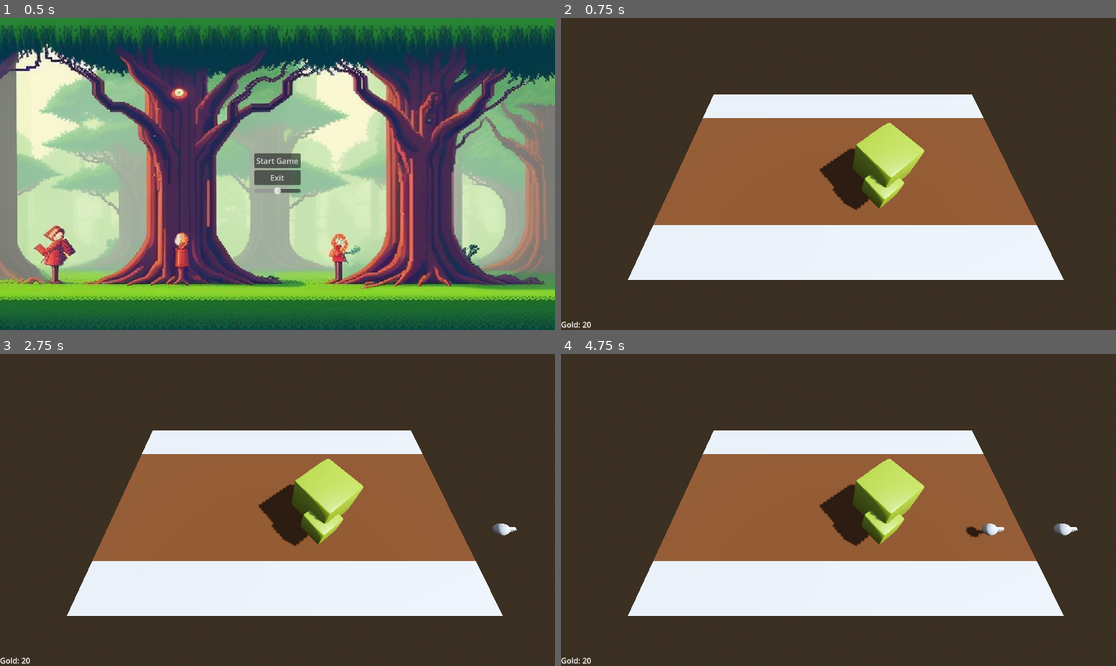
Above: before the commit, frames 1-4 (two rows, left to right).
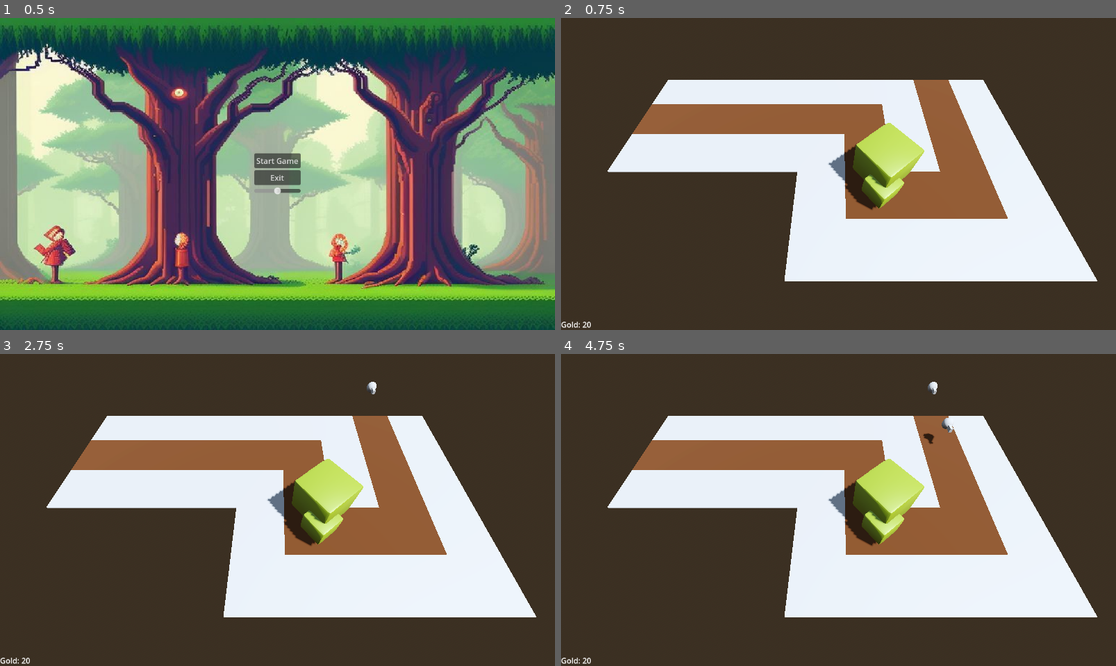
Above: after the commit, the same moments.

Repository: TheBoysJams/SeedsOfRenewal
Game: Godot game, scene res://UI/main_menu.tscn
Two runs of this game, one before a commit and one after it. Both use one fixed random seed, a clock stepped at 60 frames per second and the inputs below.
Inputs (mouse positions are in pixels of both pictures, inside the frame that each line leads up to):
- Up to frame 1 (0.5 s): no input
- Up to frame 2 (0.75 s): click "Start Game" at 0.5 s
- Up to frame 3 (2.75 s): tap Enter at 1.25 s; move the mouse to (399, 494) at 1.27 s; click (399, 494) at 1.35 s; tap Space at 2 s; move the mouse to (166, 525) at 2.02 s; click (166, 525) at 2.1 s
- Up to frame 4 (4.75 s): move the mouse to (894, 441) at 2.77 s; click (894, 441) at 2.85 s; move the mouse to (810, 572) at 3.52 s; click (810, 572) at 3.6 s; move the mouse to (1005, 556) at 4.27 s; click (1005, 556) at 4.35 s

Frame 1 is identical in both runs. In frame 2, 27% of the frame differs, in the area x 8-97%, y 19-85%; in frame 3, 27%; in frame 4, 27%, in the area x 8-97%, y 8-85%.
Error in both runs: Invalid access to property or key 'towers' on a base object of type 'Nil'. (res://player.gd:36)

Commit message:
Paths now

Diff:
--- a/RenewalTreeDefence/Enemies/enemy.gd
+++ b/RenewalTreeDefence/Enemies/enemy.gd
@@ -1,8 +1,12 @@
-extends Area3D
+extends PathFollow3D
 
 var direction:Vector3
 var speed := 3
 var damage := 5
 
 func _process(delta: float) -> void:
-	position += direction * delta * speed
+	#position += direction * delta * speed
+	progress += delta * speed
+	if progress_ratio == 1.0:
+		set_process(false)
+		queue_free()
--- a/RenewalTreeDefence/Enemies/enemy.tscn
+++ b/RenewalTreeDefence/Enemies/enemy.tscn
@@ -8,18 +8,20 @@
 
 [sub_resource type="BoxMesh" id="BoxMesh_rrs61"]
 
-[node name="Enemy" type="Area3D"]
+[node name="Enemy" type="PathFollow3D"]
+script = ExtResource("1_4fwii")
+
+[node name="Enemy" type="Area3D" parent="."]
 collision_layer = 4
 collision_mask = 2
-script = ExtResource("1_4fwii")
 
-[node name="CollisionShape3D" type="CollisionShape3D" parent="."]
+[node name="CollisionShape3D" type="CollisionShape3D" parent="Enemy"]
 shape = SubResource("SphereShape3D_0iwvk")
 
-[node name="MeshInstance3D" type="MeshInstance3D" parent="."]
+[node name="MeshInstance3D" type="MeshInstance3D" parent="Enemy"]
 mesh = SubResource("SphereMesh_voias")
 skeleton = NodePath("../..")
 
-[node name="MeshInstance3D2" type="MeshInstance3D" parent="."]
+[node name="MeshInstance3D2" type="MeshInstance3D" parent="Enemy"]
 transform = Transform3D(0.266041, 0, 0, 0, 0.382481, 0, 0, 0, 0.612222, 0, 0, -0.72713)
 mesh = SubResource("BoxMesh_rrs61")
--- a/RenewalTreeDefence/Enemies/enemy_manager.tscn
+++ b/RenewalTreeDefence/Enemies/enemy_manager.tscn
@@ -9,8 +9,6 @@
 script = ExtResource("1_w72g7")
 
 [node name="Spawners" type="Node" parent="."]
-
-[node name="Enemies" type="Node" parent="." groups=["enemies"]]
 
 [node name="SpawnTimer" type="Timer" parent="."]
 wait_time = 2.0
--- a/RenewalTreeDefence/Enemies/spawner.gd
+++ b/RenewalTreeDefence/Enemies/spawner.gd
@@ -1,9 +1,6 @@
-extends Node3D
-
-@onready var enemiesContainer = get_tree().get_first_node_in_group("enemies")
+extends Path3D
 
 func Spawn(enemy:PackedScene) -> void:
 	var newEnemy = enemy.instantiate()
-	enemiesContainer.add_child(newEnemy)
-	newEnemy.global_position = global_position
-	newEnemy.direction = ($Destination.global_position - global_position).normalized()
+	add_child(newEnemy)
+	#newEnemy.global_position = global_position
--- a/RenewalTreeDefence/Enemies/spawner.tscn
+++ b/RenewalTreeDefence/Enemies/spawner.tscn
@@ -1,10 +1,14 @@
-[gd_scene load_steps=2 format=3 uid="uid://d2knbdbf1tcu3"]
+[gd_scene load_steps=3 format=3 uid="uid://d2knbdbf1tcu3"]
 
 [ext_resource type="Script" path="res://Enemies/spawner.gd" id="1_h4crg"]
 
-[node name="Spawner" type="Node3D"]
+[sub_resource type="Curve3D" id="Curve3D_1emvi"]
+_data = {
+"points": PackedVector3Array(0, 0, 0, 0, 0, 0, -4.55884, 1.85966e-05, 4.64895, 0, 0, 0, 0, 0, 0, 12.162, 1.85966e-05, 4.58312, 0, 0, 0, 0, 0, 0, 12.0961, 1.85966e-05, 12.746, 0, 0, 0, 0, 0, 0, 3.93321, 1.85966e-05, 12.8777, 0, 0, 0, 0, 0, 0, 3.4724, 1.85966e-05, 37.6297),
+"tilts": PackedFloat32Array(0, 0, 0, 0, 0)
+}
+point_count = 5
+
+[node name="Path3D" type="Path3D"]
+curve = SubResource("Curve3D_1emvi")
 script = ExtResource("1_h4crg")
-
-[node name="Destination" type="Marker3D" parent="."]
-transform = Transform3D(1, 0, 0, 0, 1, 0, 0, 0, 1, 0, 0, 0.0119641)
-gizmo_extents = 0.52
--- a/RenewalTreeDefence/Levels/prototype_level.tscn
+++ b/RenewalTreeDefence/Levels/prototype_level.tscn
@@ -123,12 +123,12 @@
 mesh_library = SubResource("MeshLibrary_jtuyt")
 cell_size = Vector3(4, 0.2, 4)
 data = {
-"cells": PackedInt32Array(65534, 2, 2, 0, 2, 2, 65535, 2, 2, 65534, 1, 2, 0, 0, 2, 65535, 0, 2, 65534, 0, 2, 0, 65535, 2, 0, 65534, 2, 0, 65533, 2, 0, 65532, 2, 0, 65531, 2, 65533, 65531, 0, 65533, 65532, 0, 65533, 65533, 0, 65533, 65534, 0, 65533, 65535, 0, 65533, 0, 0, 65533, 1, 0, 65533, 2, 0, 1, 65531, 0, 1, 65532, 0, 1, 65533, 0, 1, 65534, 0, 1, 65535, 0, 1, 0, 0, 1, 1, 0, 1, 2, 0, 65535, 1, 1441794, 0, 1, 2, 65534, 65535, 2, 65535, 65535, 2, 65535, 65534, 2, 65534, 65534, 2, 65534, 65533, 2, 65535, 65533, 2, 65535, 65532, 2, 65534, 65532, 2, 65534, 65531, 2, 65535, 65531, 2)
+"cells": PackedInt32Array(65534, 2, 0, 65535, 2, 2, 65534, 1, 0, 65535, 0, 2, 65534, 0, 0, 0, 65535, 0, 0, 65534, 0, 0, 65533, 2, 0, 65532, 0, 65535, 1, 1441794, 65534, 65535, 0, 65535, 65535, 2, 65535, 65534, 2, 65534, 65534, 0, 65534, 65533, 0, 65535, 65533, 2, 65535, 65532, 0, 65534, 65532, 0, 0, 2, 0, 0, 1, 0, 0, 0, 0, 1, 65532, 2, 1, 65533, 2, 1, 65531, 2, 0, 65531, 2, 65535, 65531, 2, 65534, 65531, 2, 65534, 65530, 0, 65535, 65530, 0, 0, 65530, 0, 1, 65530, 0, 2, 65530, 0, 2, 65531, 0, 2, 65532, 0, 2, 65533, 0, 2, 65534, 0, 1, 65534, 0)
 }
 metadata/_editor_floor_ = Vector3(0, 0, 0)
 
 [node name="Player" parent="." node_paths=PackedStringArray("gridmap", "towerManager") instance=ExtResource("2_o6oum")]
-transform = Transform3D(-2.98405e-08, -0.882447, 0.470411, -7.39423e-09, 0.470411, 0.882447, -1, 2.28543e-08, -2.05623e-08, 7.53423, 15.8372, -3.45818)
+transform = Transform3D(-2.98405e-08, -0.882447, 0.470411, -7.39423e-09, 0.470411, 0.882447, -1, 2.28543e-08, -2.05623e-08, 11.5342, 13.8372, -7.45818)
 gridmap = NodePath("../GridMap")
 towerManager = NodePath("TowerManager")
 
@@ -163,24 +163,9 @@
 enemy = ExtResource("7_3rd4b")
 
 [node name="Spawner" parent="EnemyManager/Spawners" index="0" instance=ExtResource("7_oy6ys")]
-transform = Transform3D(1, 0, 0, 0, 1, 0, 0, 0, 1, -5.93503, 1.46179, -22.4716)
+transform = Transform3D(1, 0, 0, 0, 1, 0, 0, 0, 1, -5.93503, 2.11351, -22.4716)
 
-[node name="Destination" parent="EnemyManager/Spawners/Spawner" index="0"]
-transform = Transform3D(1, 0, 0, 0, 1, 0, 0, 0, 1, 0, 0, 35.7676)
-
-[node name="Spawner2" parent="EnemyManager/Spawners" index="1" instance=ExtResource("7_oy6ys")]
-transform = Transform3D(1, 0, 0, 0, 1, 0, 0, 0, 1, -2.18229, 1.46179, -22.4716)
-
-[node name="Destination" parent="EnemyManager/Spawners/Spawner2" index="0"]
-transform = Transform3D(1, 0, 0, 0, 1, 0, 0, 0, 1, 0, 0, 35.7676)
-
-[node name="Spawner3" parent="EnemyManager/Spawners" index="2" instance=ExtResource("7_oy6ys")]
-transform = Transform3D(1, 0, 0, 0, 1, 0, 0, 0, 1, 1.69518, 1.46179, -22.4716)
-
-[node name="Destination" parent="EnemyManager/Spawners/Spawner3" index="0"]
-transform = Transform3D(1, 0, 0, 0, 1, 0, 0, 0, 1, 0, 0, 35.7676)
-
-[node name="KillVolume" parent="EnemyManager" index="3"]
+[node name="KillVolume" parent="EnemyManager" index="2"]
 transform = Transform3D(1, 0, 0, 0, 1, 0, 0, 0, 1, 0, 2.98121, 15.0844)
 
 [node name="CollisionShape3D" parent="EnemyManager/KillVolume" index="0"]
@@ -188,5 +173,3 @@
 
 [editable path="EnemyManager"]
 [editable path="EnemyManager/Spawners/Spawner"]
-[editable path="EnemyManager/Spawners/Spawner2"]
-[editable path="EnemyManager/Spawners/Spawner3"]
--- a/RenewalTreeDefence/Towers/Tower.gd
+++ b/RenewalTreeDefence/Towers/Tower.gd
@@ -23,6 +23,6 @@
 
 
 func _on_area_3d_area_entered(area: Area3D) -> void:
-	TakeDamage(area.damage)
+	TakeDamage(area.get_parent().damage)
 	EnemyKilled.emit()
 	area.queue_free()
Not shown: 6 places in RenewalTreeDefence/Levels/prototype_level.tscn that only renumber resources
